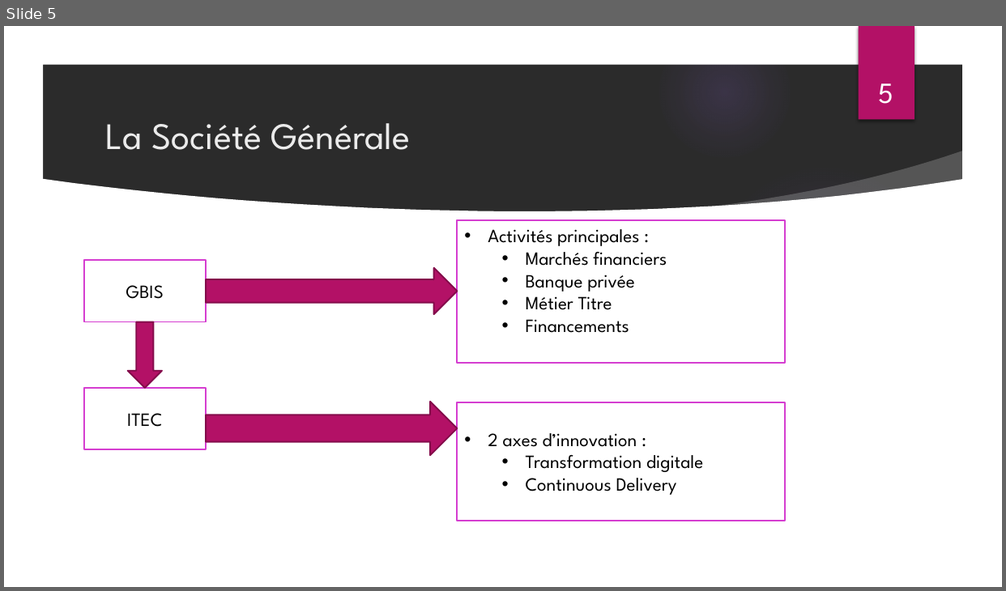
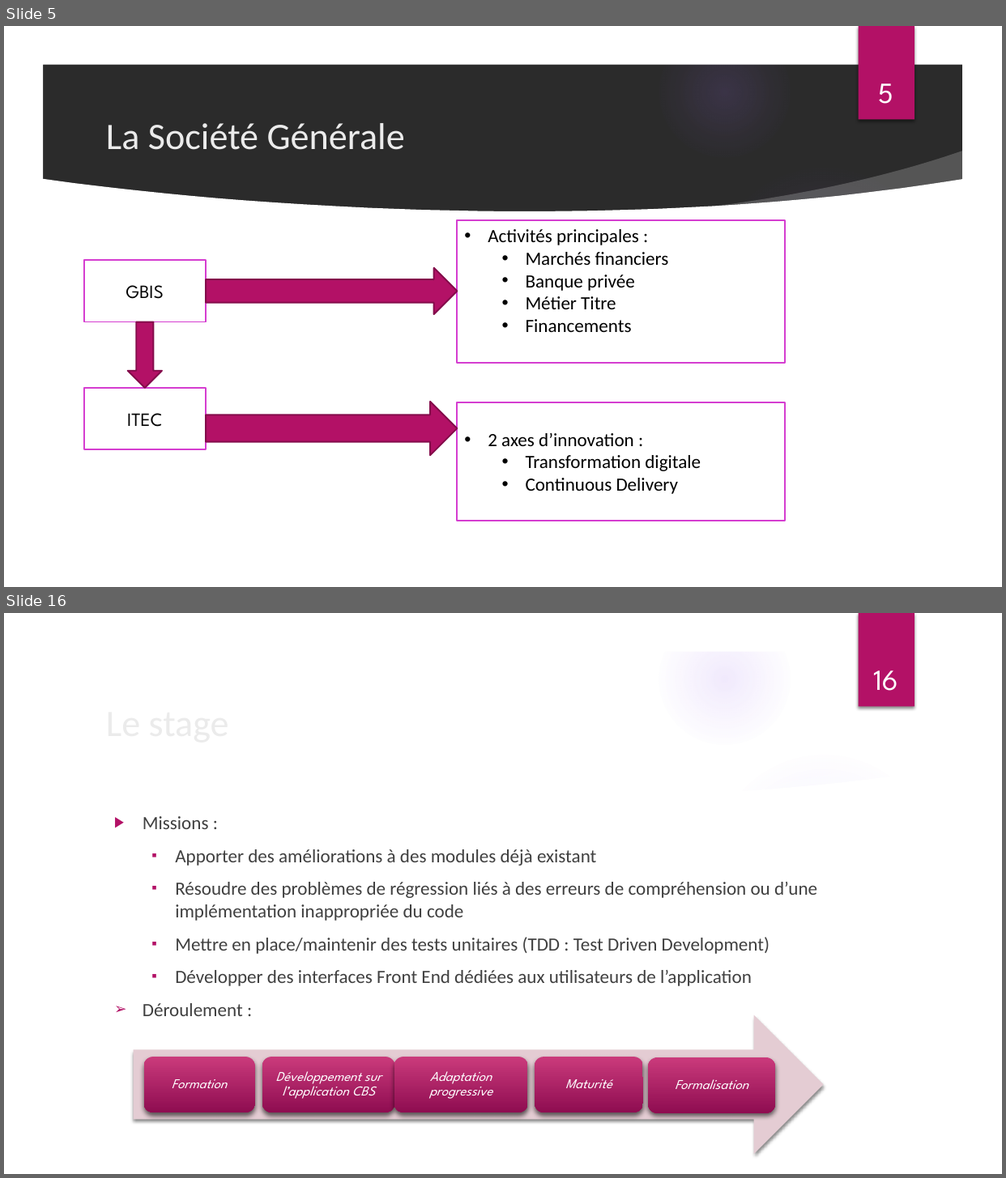
Before and after one commit to Thin-hinane/Rapport-de-stage-, a slide deck: PROJET IT DE GESTION DES OBLIGATIONS SECURISEES CBS.pptx. Shown one above the other, each under a label of ours: slide 5 before the commit, slides 5 and 16 after it; the slides between them are not shown. The pictures are 1006x591 and 1006x1178 pixels, drawn with LibreOffice and Linux fonts; fonts in the diff are those of the drawing; background and template pictures are left out; a plain dark background stands for a picture behind light text. Boxes give left, top, right and bottom in pixels: in the first picture for what was removed or moved away, otherwise in the second. Text is boxed around its words. In the diff, an @@ line names an element or a change of style, - is before the commit and + after.

```diff
--- a/PROJET IT DE GESTION DES OBLIGATIONS SECURISEES CBS.pptx
+++ b/PROJET IT DE GESTION DES OBLIGATIONS SECURISEES CBS.pptx
@@ slide 16 added at (4, 613, 1002, 1174), background picture (left out); not listed: 9 template elements that a slide beside it also shows @@
@@ page number added at (873, 671, 898, 691), 28 pt, text #FFFFFF @@
+16
@@ title added at (98, 692, 816, 750), 36 pt, text #EBEBEB @@
+Le stage
@@ text added at (143, 816, 817, 1016), 18 pt, text #404040 @@
+▶ Missions :
+  ▪ Apporter des améliorations à des modules déjà existant
+  ▪ Résoudre des problèmes de régression liés à des erreurs de compréhension ou d’une implémentation inappropriée du code
+  ▪ Mettre en place/maintenir des tests unitaires (TDD : Test Driven Development)
+  ▪ Développer des interfaces Front End dédiées aux utilisateurs de l’application
+➢ Déroulement :
@@ group added at (134, 1015, 824, 1154): 5 rounded rectangles, 5 texts, 1 right arrow @@
+Formation
+Développement sur l’application CBS
+Adaptation progressive
+Maturité
+Formalisation
@@ slide 5 changed as well @@
@@ font League Spartan to Calibri in 3 elements at (106, 123, 405, 150), (457, 220, 785, 363), (457, 403, 785, 521) @@
```
Also in this commit, not shown: 5 other slides changed, 15 other slides added.
